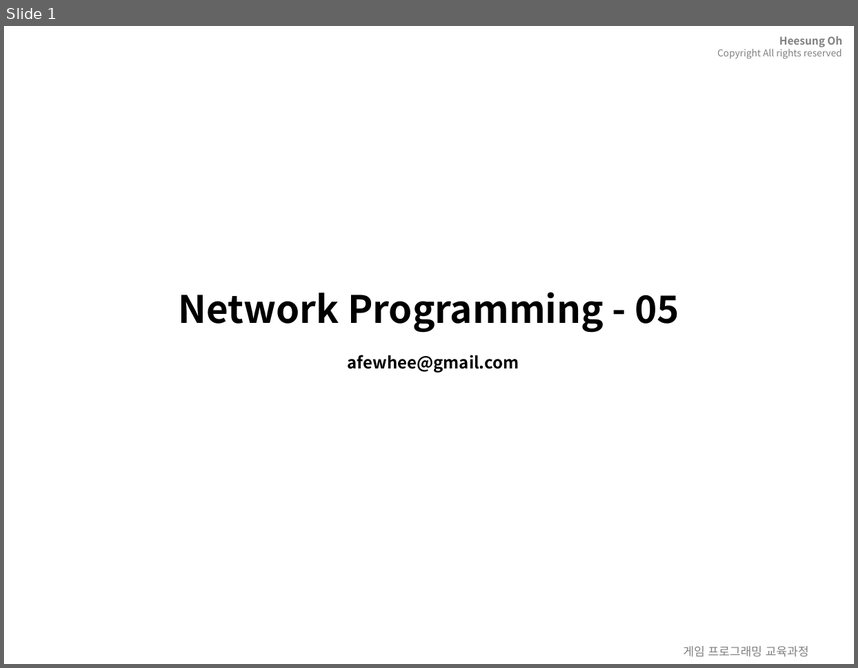
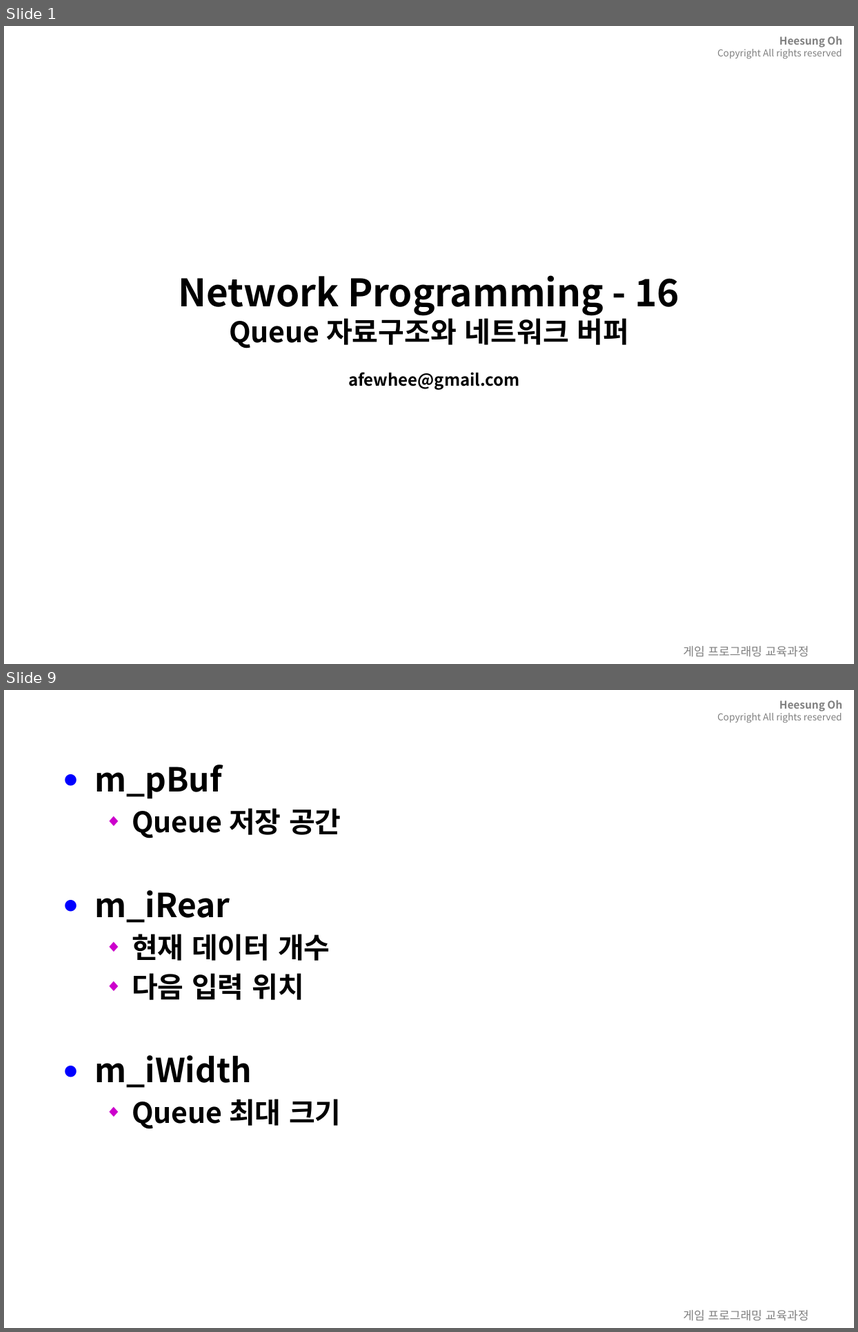
Before and after one commit to 3dapi/dv05_netlib, a slide deck: ppt/_network_16.pptx. Shown one above the other, each under a label of ours: slide 1 before the commit, slides 1 and 9 after it; the slides between them are not shown. The pictures are 858x668 and 858x1332 pixels, drawn with LibreOffice and Linux fonts; fonts in the diff are those of the drawing; background and template pictures are left out. Boxes give left, top, right and bottom in pixels: in the first picture for what was removed or moved away, otherwise in the second. Text is boxed around its words. In the diff, an @@ line names an element or a change of style, - is before the commit and + after.

```diff
--- a/ppt/_network_16.pptx
+++ b/ppt/_network_16.pptx
@@ slide 9 added at (4,690,854,1328), background picture (left out); not listed: 1 template element that a slide beside it also shows @@
@@ text added at (94,765,341,1129), 24 pt, text #000000, bold @@
+● m_pBuf
+  ◆ Queue 저장 공간
+● m_iRear
+  ◆ 현재 데이터 개수
+  ◆ 다음 입력 위치
+● m_iWidth
+  ◆ Queue 최대 크기
@@ title added at (132,811,223,838), 28 pt, text #FFFFFF, bold @@
+16.2.3 Linear Queue 클래스 멤버
@@ text added at (683,1310,809,1321), 10 pt, text #808080 @@
+게임 프로그래밍 교육과정
@@ slide 1 changed as well @@
@@ title at (178,275,680,390): text changed @@
-Network Programming - 05
-afewhee@gmail.com
+Network Programming - 16
+Queue 자료구조와 네트워크 버퍼
+afewhee@gmail.com
```
Also in this commit, not shown: 3 other slides changed, 51 other slides added, 54 other files.
